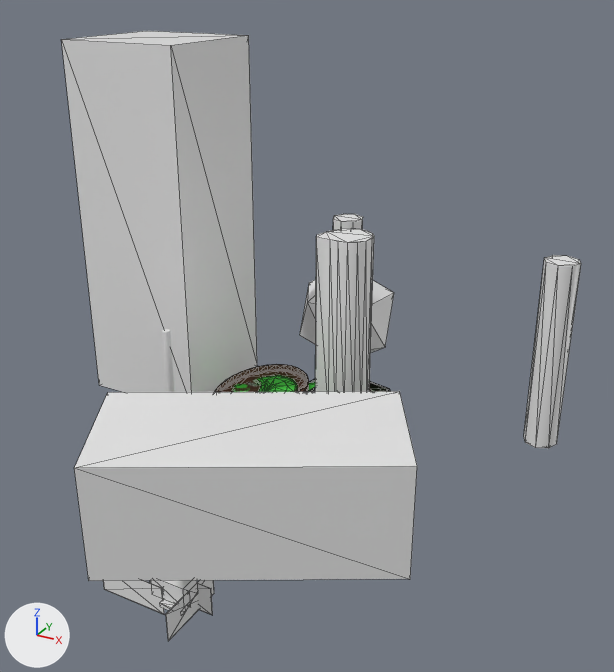
A saved change to the glTF model assets/level4.glb.
Both versions are drawn from a 50 mm lens placed at (308.0, -488.0, 301.0), pointed at (43.0, -7.0, 60.0). Every picture has the same lights, and +X, +Y and +Z are marked at lower left. Mesh edges are drawn as thin lines on the coarser meshes. Where no turn or scale is listed for an object, it has been applied to the vertices. Vertices at the same position are counted once.

Names of what the first picture shows: 'Cube.001-col.001', 'Cube.002', 'Cube.003-col.001', 'Cube.008', 'Cube.009-col', 'Cylinder.002', 'Cylinder.003-col', 'Icosphere'.
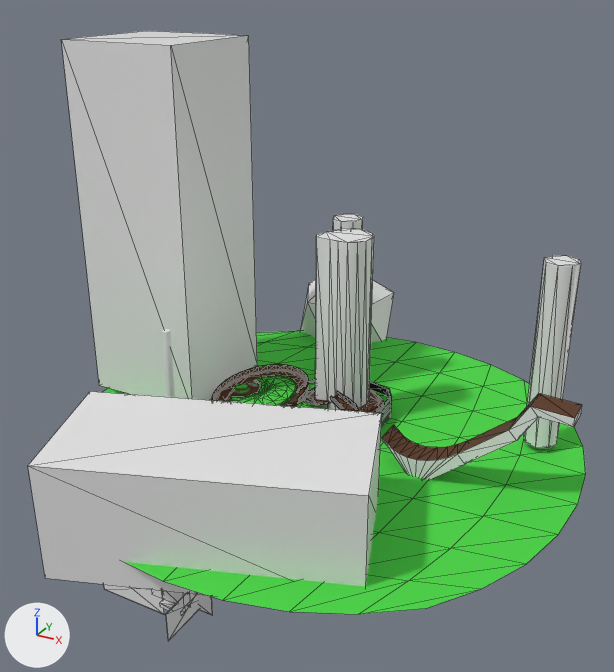
Edits to the scene script, one JSON object a line:
```json
{"block": "me_cube_017", "where": "# used by ob_cube_003_col_001; location = (61.9, 0.0, -0.6)"}
{"op": "remove", "block": "me_cube_017", "code": "me_cube_017.from_pydata(...)  # 80 vertices, 156 faces; spans x -40.7..30.7, y -51.7..51.7, z -4.1..6.8"}
{"op": "add", "block": "me_cube_017", "code": "me_cube_017.from_pydata(...)  # 104 vertices, 204 faces; spans x -40.7..30.7, y -51.7..51.7, z -15.0..6.8"}
{"block": "me_cube_017", "change": "me_cube_017 part 1"}
{"block": "me_cube_017", "change": "24 faces are deleted"}
{"block": "me_cube_017", "change": "24 new vertices lie (0.0, 0.0, -10.9) away from vertices in x -40.7..30.6, y -51.7..51.7, z -4.1"}
{"block": "me_cube_017", "change": "48 new faces join them, mat_grass_001 (green #49d645)"}
{"block": "me_cube_017", "change": "24 new faces join them, mat_black (black #1d1d1d)"}
{"op": "add", "block": "me_mesh", "code": ["me_mesh = bpy.data.meshes.new('Mesh')", "me_mesh.from_pydata(...)  # 81 vertices, 128 faces; spans x -185.0..185.0, y -185.0..185.0, z 0.0", "me_mesh.materials.append(mat_grass)  # green #49d645"]}
{"op": "add", "block": "me_cube_019", "code": ["me_cube_019 = bpy.data.meshes.new('Cube.019')", "me_cube_019.from_pydata(...)  # 40 vertices, 76 faces; spans x -50.1..71.2, y -9.6..9.6, z -43.3..35.5", "# faces by material slot: [52, 24]", "me_cube_019.materials.append(mat_white)  # white #e7e7e7", "me_cube_019.materials.append(mat_dirt)  # brown #5d3c26"]}
{"op": "set", "path": "ob_cube_002.location", "old": "(63.8, -114.6, 8.0)", "new": "(52.6, -135.9, 8.0)"}
{"op": "set", "path": "ob_cube_002.rotation_euler", "old": "(0.0, 0.0, 0.511)", "new": "(0.0, 0.0, 0.349)", "note": "degrees (0, 0, 29) -> degrees (0, 0, 20)"}
{"op": "add", "block": "ob_plane", "code": ["ob_plane = bpy.data.objects.new('Plane', me_mesh)", "ob_plane.location = (56.3, -11.2, -12.8)"]}
{"op": "add", "block": "ob_cube_001_col_002", "code": ["ob_cube_001_col_002 = bpy.data.objects.new('Cube.001-col.002', me_cube_019)", "ob_cube_001_col_002.location = (163.6, -20.8, 22.5)"]}
```

Changed parts and their boxes (x1, y1, x2, y2) in the pictures (614 x 672 px):
```json
{"object": "Cube.002", "change": "moved, turned", "before": [74, 391, 417, 581], "after": [28, 391, 382, 595]}
{"object": "Plane", "change": "added", "after": [103, 331, 586, 614], "on screen": "green"}
{"object": "Cube.001-col.002", "change": "added", "after": [382, 393, 582, 480], "faces in mat_white (white #e7e7e7)": [382, 406, 582, 480], "faces in mat_dirt (brown #5d3c26)": [382, 393, 582, 461]}
{"object": "Cube.003-col.001", "change": "reshaped", "before": [308, 379, 390, 391], "after": [295, 379, 392, 428]}
{"part": 1, "of": "me_cube_017", "change": "built on", "after": [381, 409, 391, 428]}
```
